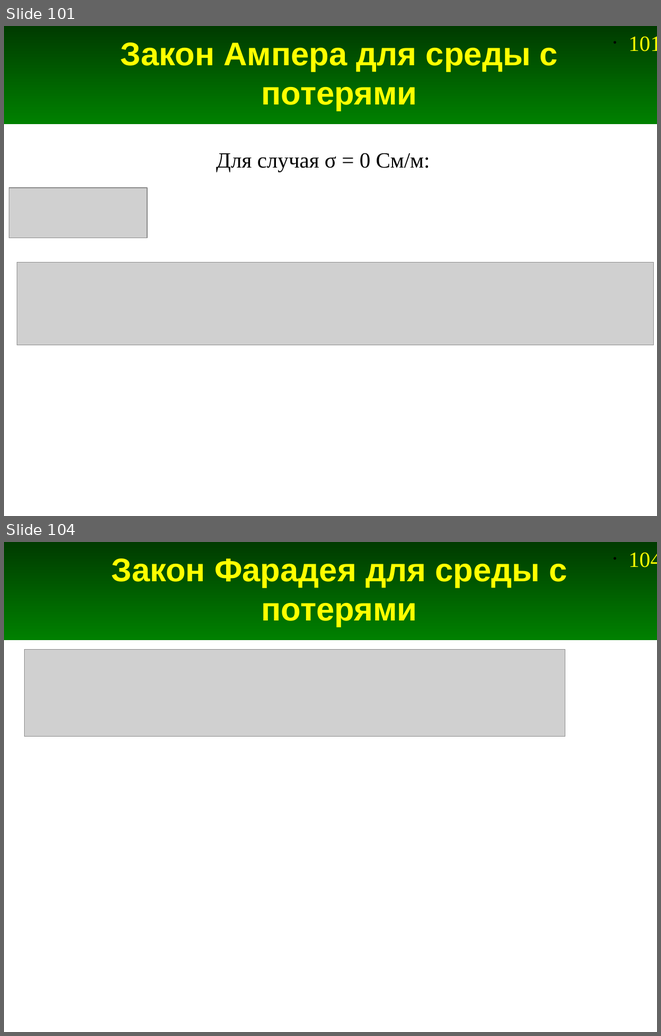
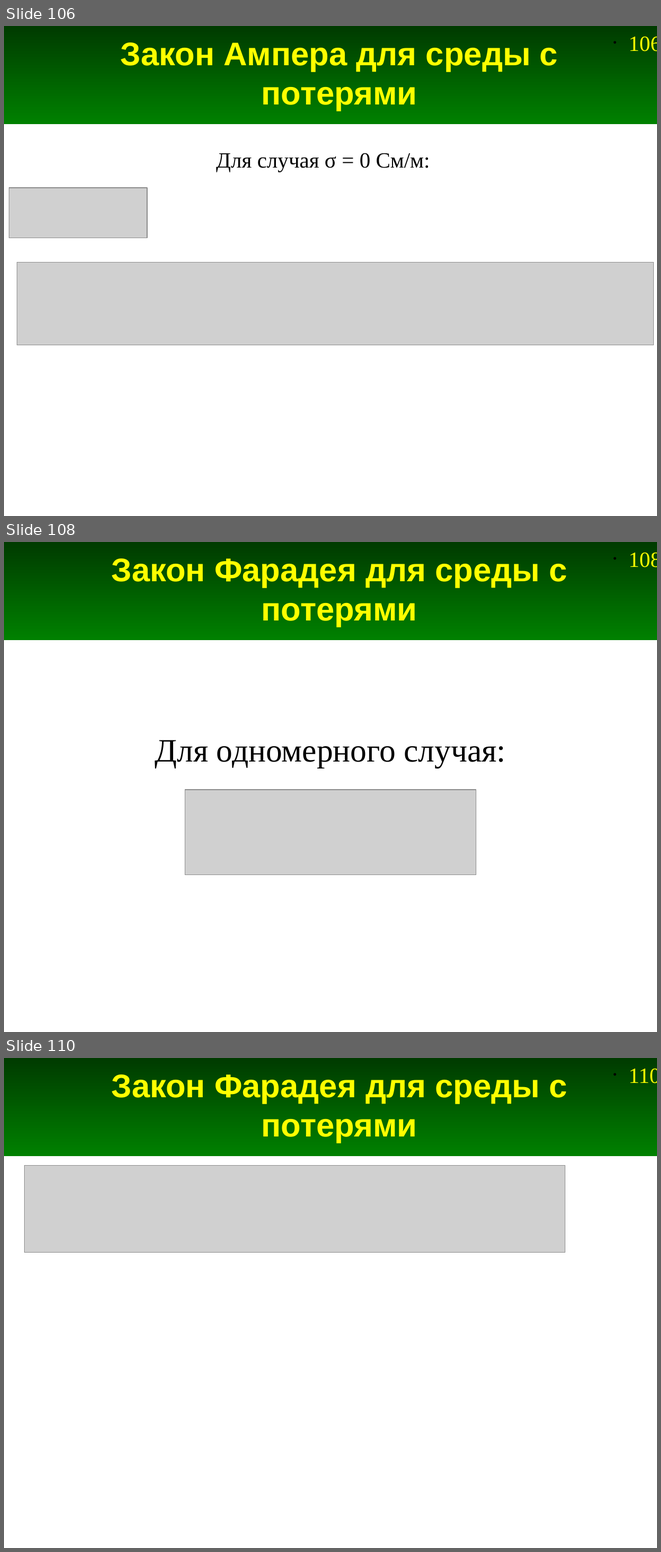
Before and after one commit to andris0147sv/modelling, a slide deck: presentations/2. FDTD.odp. Shown one above the other, each under a label of ours: slides 101 and 104 before the commit, slides 106, 108 and 110 after it; the slides between them are not shown. The pictures are 661x1036 and 661x1552 pixels, drawn with LibreOffice and Linux fonts; fonts in the diff are those of the drawing; grey boxes stand for pictures. Boxes give left, top, right and bottom in pixels: in the first picture for what was removed or moved away, otherwise in the second. Text is boxed around its words. In the diff, an @@ line names an element or a change of style, - is before the commit and + after.

```diff
--- a/presentations/2. FDTD.odp
+++ b/presentations/2. FDTD.odp
@@ slide 108 added at [4, 542, 657, 1032], background #FFFFFF; not listed: 2 template elements that a slide beside it also shows @@
@@ title added at [112, 558, 567, 627], 36 pt, text #FFFF00, bold @@
+Закон Фарадея для среды с потерями
@@ text added at [155, 740, 506, 767], 36 pt, text #000000 @@
+Для одномерного случая:
@@ picture added at [185, 790, 476, 874] @@
@@ what was slide 101 is now slide 106 @@
@@ page number at [628, 36, 657, 51]: text changed @@
-• 101
+• 106
@@ what was slide 104 is now slide 110 @@
@@ page number at [628, 1068, 657, 1083]: text changed @@
-• 104
+• 110
```
Also in this commit, not shown: 11 slides changed, 5 other slides added, 1 slide removed, 5 other files.
